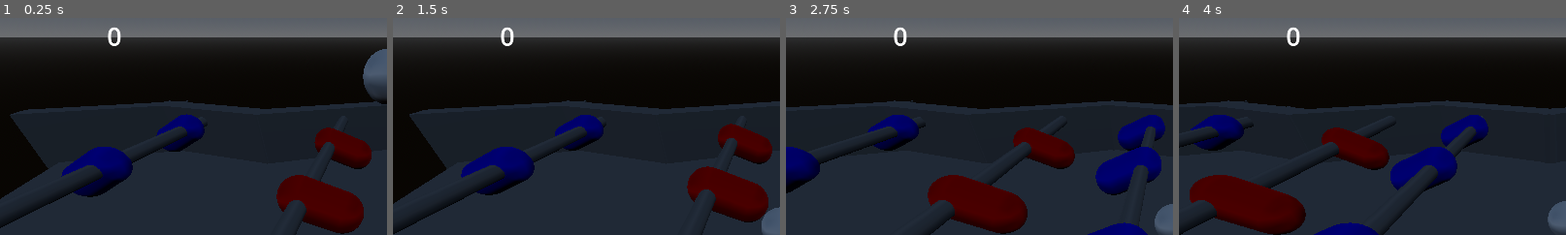
Above: before the commit, frames 1-4 (left to right).
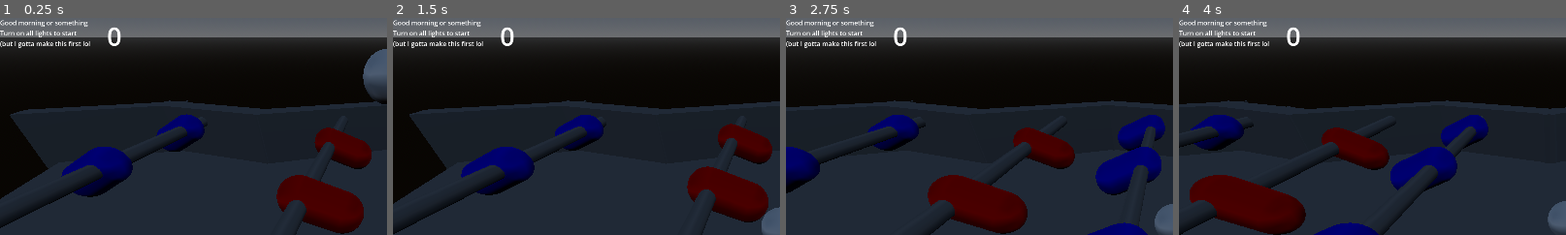
Above: after the commit, the same moments.

Repository: solacite/french-baby-feet
Game: Godot game, scene res://ui.tscn
Same seed, same stepped clock (60 frames per second), same inputs: the game is played once before the commit and once after it.
Inputs:
- Up to frame 1 (0.25 s): no input
- Up to frame 2 (1.5 s): tap Q (0) at 0.6 s; tap W (1) at 0.8, 1.35 s
- Up to frame 3 (2.75 s): tap O (2) at 1.55, 2.1 s; tap P (3) at 2.3 s
- Up to frame 4 (4 s): tap P (3) at 2.85 s; tap Q (0) at 3.05, 3.6 s; tap W (1) at 3.8 s
The pictures show only the part of the screen within x 0-50%, y 0-50%; the shares and areas given below are measured in that part.

The runs differ from the first frame. In frame 1, 0.8% of the frame differs, in the area x 0-24%, y 0-14%; in frame 2, 0.8%; in frame 3, 0.8%; in frame 4, 0.8%.

Commit message:
now we add the blender stuff

Diff:
--- a/ui.tscn
+++ b/ui.tscn
@@ -48,3 +48,11 @@
 layout_mode = 2
 size_flags_horizontal = 3
 size_flags_stretch_ratio = 0.2
+
+[node name="Label" type="Label" parent="." unique_id=138270428]
+layout_mode = 0
+offset_right = 40.0
+offset_bottom = 23.0
+text = "Good morning or something
+Turn on all lights to start
+(but I gotta make this first lol"
